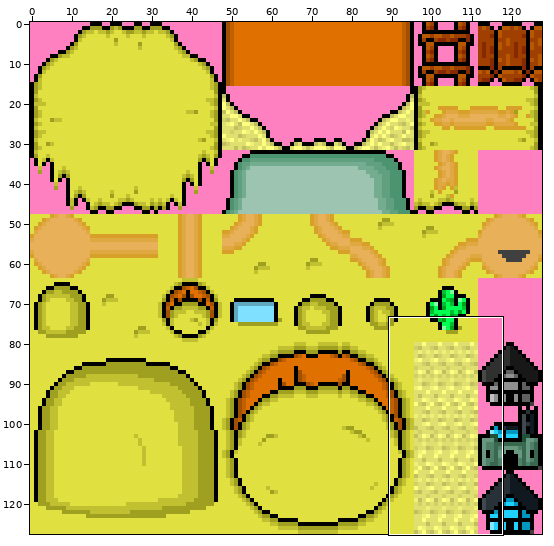
Two states of a sprite sheet, trunk/game/org/pandcorps/platform/res/bg/MapSand.png. Above: a wide view before the commit, with the close-up outlined.
Close-up. Earlier state:
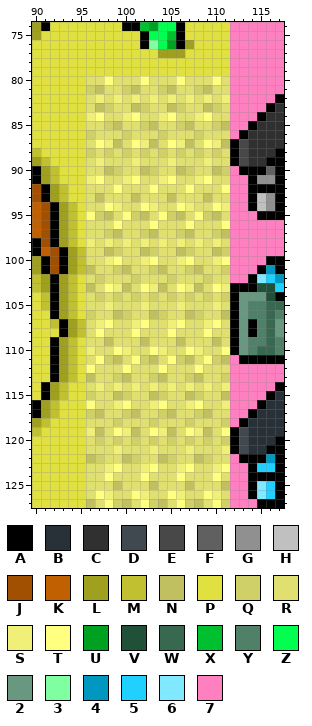
The file is 128x128 pixels. Shown: x 90..117, y 74..127. The commit also changed other parts of the picture, which this record leaves out.
Palette (. is transparent): A #000000  B #283038  C #303030  D #404850  E #484848  F #606060  G #909090  H #c0c0c0  J #a05000  K #c06000  L #a0a020  M #c0c030  N #c0c060  P #e0e040  Q #d0d068  R #e0e070  S #f0f078  T #ffff80  U #00a020  V #205038  W #386850  X #00c030  Y #508068  Z #00ff50  2 #689880  3 #80ffa0  4 #0098c0  5 #20d0ff  6 #80e8ff  7 #ff80c0
Pixels before, first column x 90:
 74 LAPPPPPPPPAAXUZZAPPPPP777777
 75 LPPPPPPPPPPPAZZXAPPPPP777777
 76 PPPPPPPPPPPPA3ZUALPPPP777777
 77 PPPPPPPPPPPPPPLLLPPPPP777777
 78 PPPPPPPPPPPPPPPPPPPPPP777777
 79 PPPPPPPPPPPPPPPPPPPPPP777777
 80 PPPPPPRRTRRRTRRRTRRRTR777777
 81 PPPPPPQNRRQNRRQNRRQNRR777777
 82 PPPPPPRSRSRSRSRSRSRSRS77777A
 83 PPPPPPRNQRRNQRRNQRRNQR7777AC
 84 PPPPPPSTRRSTRRSTRRSTRR777ACC
 85 PPPPPPRRQNRRQNRRQNRRQN77ACCC
 86 PPPPPPQRRRQRRRQRRRQRRR7ACCCC
 87 PPPPPPRTSNRTSNRTSNRTSNAECCCC
 88 MPPPPPQRQRQRQRQRQRQRQRAECCCA
 89 LMPPPPRSRRRSRRRSRRRSRRAECCAA
 90 ALMPPPRRNQRRNQRRNQRRNQ7AAAFA
 91 ALMPPPSTRRSTRRSTRRSTRR77AGGA
 92 JALMPPRRRTRRRTRRRTRRRT77AAAA
 93 JALMPPRNRRRNRRRNRRRNRR77AHGA
 94 KJALMPRRTSRRTSRRTSRRTS77AHGA
 95 KJALMPTQNRTQNRTQNRTQNR777AAA
 96 KJALMPRRRTRRRTRRRTRRRT777777
 97 KJALMPRRQNRRQNRRQNRRQN777777
 98 AJALMPSRSRSRSRSRSRSRSR777777
 99 AKJALMRRNQRRNQRRNQRRNQ777777
100 LAJALMRRSTRRSTRRSTRRST7777AA
101 LAJALMNRRQNRRQNRRQNRRQ777A4A
102 MLALMPRQRRRQRRRQRRRQRR77A654
103 MLALMPNRTSNRTSNRTSNRTSAAAVV5
104 PMALMPRQRQRQRQRQRQRQRQA222VA
105 PMALMPRRSRRRSRRRSRRRSRA2YYWW
106 PPALMPQRRNQRRNQRRNQRRNA2YYWY
107 PPMALMRSTRRSTRRSTRRSTRA2AYW2
108 PPPALMRTRRRTRRRTRRRTRRA2AYW2
109 PPALMPRRNRRRNRRRNRRRNRA2YYWY
110 PPALMPSRRTSRRTSRRTSRRTA2YWWY
111 PPALMPRTQNRTQNRTQNRTQN7AAAAA
112 PPALMPTRRRTRRRTRRRTRRR777777
113 PPALMPNRRQNRRQNRRQNRRQ777777
114 PALMPPRSRSRSRSRSRSRSRS77777A
115 PALMPPQRRNQRRNQRRNQRRN7777AB
116 ALMPPPTRRSTRRSTRRSTRRS777ABB
117 ALMPPPQNRRQNRRQNRRQNRR77ABBB
118 LMPPPPRRRQRRRQRRRQRRRQ7ABBBB
119 MPPPPPSNRTSNRTSNRTSNRTADBBBB
120 PPPPPPRQRQRQRQRQRQRQRQADBBBA
121 PPPPPPRRRSRRRSRRRSRRRSADBBAA
122 PPPPPPNQRRNQRRNQRRNQRR7AAA4A
123 PPPPPPRRSTRRSTRRSTRRST77A55A
124 PPPPPPRRTRRRTRRRTRRRTR77AAAA
125 PPPPPPRRRNRRRNRRRNRRRN77A65A
126 PPPPPPRTSRRTSRRTSRRTSR77A65A
127 PPPPPPNRTQNRTQNRTQNRTQ777AAA
And afterwards:
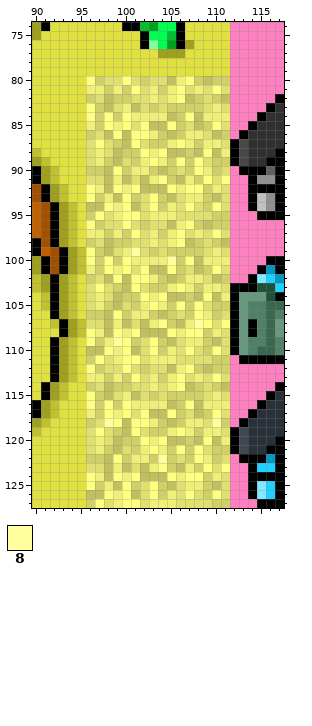
Colours new in this view: 8 #ffffa0
The edit:
y 80: x 96..98 RRT -> TQR; x 100 R -> T; x 102 T -> Q; x 105..111 RTRRRTR -> NSTQNQQ
y 81: x 96..99 QNRR -> SSQS; x 101 N -> T; x 103 R -> S; x 105..106 NR -> ST; x 108..110 QNR -> SRT
y 82: x 96..101 RSRSRS -> QRNQQR; x 106..111 RSRSRS -> TNQRQN
y 83: x 96..98 RNQ -> TQN; x 100 R -> S; x 102..103 QR -> RQ; x 105 N -> Q; x 107..110 RRNQ -> QQRS
y 84: x 96..103 STRRSTRR -> TQTQTSSS; x 105..111 TRRSTRR -> NQTNSSS
y 85: x 96..100 RRQNR -> SQTST; x 102 Q -> T; x 104..105 RR -> NT; x 107..111 NRRQN -> RNQTR
y 86: x 98..103 RRQRRR -> NTNTTS; x 105..108 RRRQ -> NQSS; x 110..111 RR -> NQ
y 87: x 98..100 SNR -> RQN; x 102..109 SNRTSNRT -> RQQSTSQS; x 111 N -> R
y 88: x 96..99 QRQR -> RSRN; x 101..111 RQRQRQRQRQR -> QTSTNNQNTNS
y 89: x 98..99 RR -> QN; x 101..111 SRRRSRRRSRR -> QSTSQTQTRQQ
y 90: x 96..97 RR -> QQ; x 99..102 QRRN -> TQSS; x 104..106 RRN -> NQR; x 108..111 RRNQ -> TSQR
y 91: x 96..108 STRRSTRRSTRRS -> RRNSNRNSTQNSQ; x 111 R -> T
y 92: x 96..98 RRR -> TSN; x 100..106 RRRTRRR -> STNNNTS; x 108..111 RRRT -> TQSR
y 93: x 96..101 RNRRRN -> TQSNTQ; x 103..104 RR -> TQ; x 107..110 RRNR -> SSQN
y 94: x 96..97 RR -> NN; x 100..107 RRTSRRTS -> TNRTQSRT; x 109 R -> Q; x 111 S -> R
y 95: x 96..99 TQNR -> QTRS; x 101..106 QNRTQN -> TRSSSR; x 108..111 TQNR -> RRQQ
y 96: x 96..97 RR -> TQ; x 99..100 TR -> RT; x 102..103 RT -> QR; x 105..106 RR -> NS; x 108..111 RRRT -> QNQQ
y 97: x 96..97 RR -> SS; x 99..108 NRRQNRRQNR -> SQTRSQSTRS; x 110..111 QN -> TR
y 98: x 96 S -> Q; x 98..100 SRS -> NQQ; x 102..108 SRSRSRS -> RSRSTNQ; x 110..111 SR -> QN
y 99: x 96..97 RR -> TQ; x 99..102 QRRN -> RS8R; x 105..106 RN -> QQ; x 108 R -> Q; x 110..111 NQ -> SR
y 100: x 96..101 RRSTRR -> TQTQTS; x 103..106 TRRS -> SS8Q; x 108..109 RR -> NS; x 111 T -> S
y 101: x 96..100 NRRQN -> SQTST; x 102..103 RQ -> TN; x 105..107 RRQ -> TQR; x 109..111 RRQ -> QTR
y 102: x 96..111 RQRRRQRRRQRRRQRR -> QRNTNTTSQNQSSRNQ
y 103: x 96..99 NRTS -> RTRQ; x 101..105 RTSNR -> TRQQS; x 108..111 NRTS -> QSSR
y 104: x 97 Q -> S; x 99..100 QR -> NQ; x 102..106 RQRQR -> TSTNN; x 108..111 RQRQ -> NTNS
y 105: x 97..99 RSR -> SQN; x 101 R -> Q; x 103..108 RRRSRR -> TSQTQT; x 110..111 SR -> QQ
y 106: x 97..99 RRN -> QNT; x 101..105 RRNQR -> SSQNQ; x 107..111 NQRRN -> QTSQR
y 107: x 97..111 STRRSTRRSTRRSTR -> RNSNRNSTQNS8TRT
y 108: x 96..100 RTRRR -> TSNTS; x 102..104 RRR -> NNN; x 106..110 RRRTR -> STTQS
y 109: x 96..109 RRNRRRNRRRNRRR -> TQS8TQRTQNRSSQ
y 110: x 96..101 SRRTSR -> NNTSTN; x 104..105 SR -> QS; x 108..111 SRRT -> RQTR
y 111: x 96 R -> Q; x 98..100 QNR -> RST; x 102..107 QNRTQN -> RSSSRR; x 109 T -> R; x 111 N -> Q
y 112: x 97 R -> Q; x 102 R -> Q; x 104..111 TRRRTRRR -> RNSTQNQQ
y 113: x 96..101 NRRQNR -> SSQSQT; x 103..108 QNRRQN -> SQSTRS; x 110..111 RQ -> TR
y 114: x 96..101 RSRSRS -> QRNQQR; x 106..111 RSRSRS -> TNQRQN
y 115: x 96..101 QRRNQR -> TQNRSN; x 103..107 NQRRN -> QRQQQ; x 110..111 RN -> SR
y 116: x 97..99 RRS -> QTQ; x 101..102 RR -> SS; x 104..110 TRRSTRR -> SNQTNSS
y 117: x 96..106 QNRRQNRRQNR -> SQTSTRTNNTQ; x 108..110 QNR -> NQT
y 118: x 96 R -> Q; x 98..108 RQRRRQRRRQR -> 8TNTTSQNQSS; x 110 R -> 8
y 119: x 96..97 SN -> RT; x 99..101 TSN -> QNT; x 103..111 TSNRTSNRT -> QQSTSQSSR
y 120: x 97 Q -> S; x 99..100 QR -> NQ; x 102..106 RQRQR -> TSTNN; x 108..111 RQRQ -> NTNS
y 121: x 97..99 RRS -> SQN; x 101..108 RRSRRRSR -> QSTSQTQT; x 110..111 RS -> QQ
y 122: x 96 N -> Q; x 98..104 RRNQRRN -> NTQSSQ8; x 107..110 RNQR -> QTSQ
y 123: x 98..100 STR -> NSN; x 102..110 STRRSTRRS -> NSTQNSQTR
y 124: x 96..110 RRTRRRTRRRTRRRT -> TSNTSTNNNTSTTQS
y 125: x 96..98 RRR -> TQS; x 100..101 RR -> TQ; x 103..105 NRR -> TQN; x 107..111 NRRRN -> SSQNR
y 126: x 96..107 RTSRRTSRRTSR -> NNTSTNRTQSRT; x 109..110 TS -> QT
y 127: x 96..108 NRTQNRTQNRTQN -> QTRSTTRSSSRRR; x 110 T -> Q
Boxes around the changes in both close-ups, in picture pixels (x1, y1, x2, y2):
changed: (86, 76, 230, 508)
